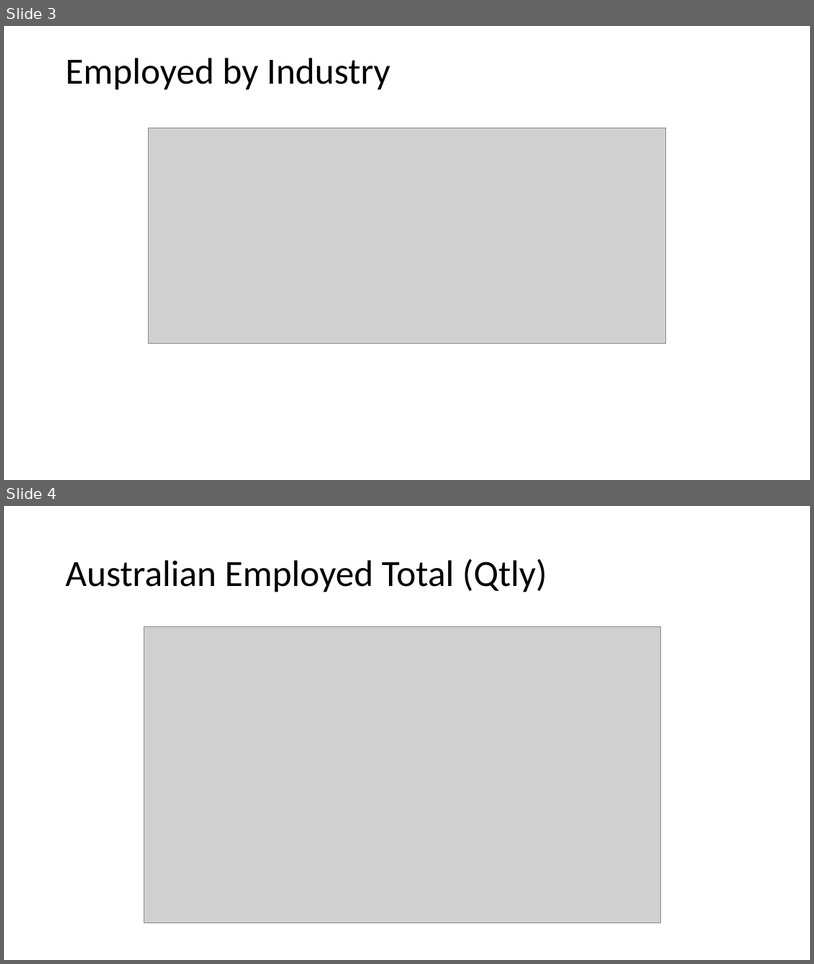
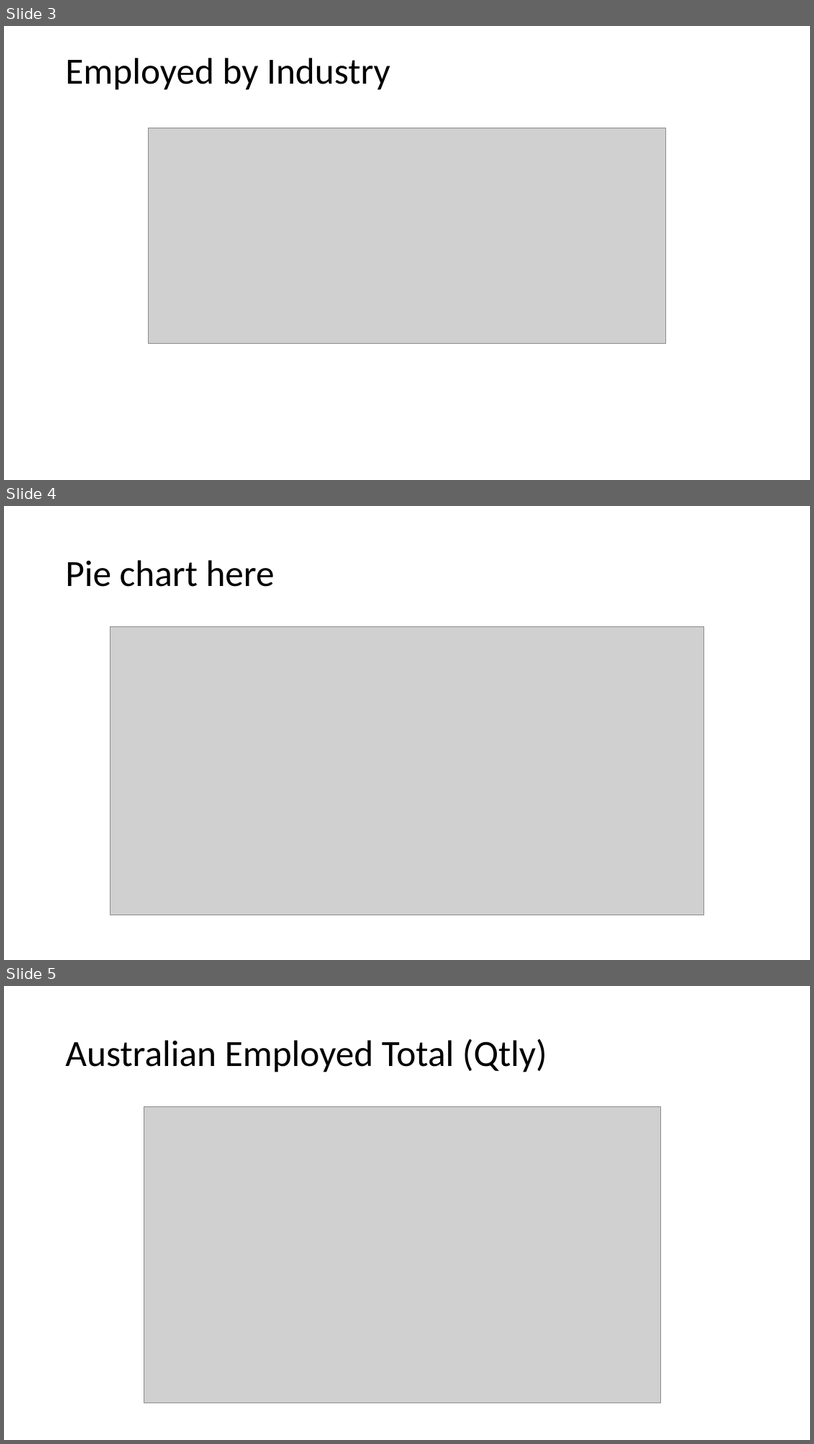
Before and after one commit to CarmenK2/GroupProject1, a slide deck: Presentation_ppt_updated on 030522.pptx. Shown one above the other, each under a label of ours: slides 3 and 4 before the commit, slides 3, 4 and 5 after it. The pictures are 814x964 and 814x1444 pixels, drawn with LibreOffice and Linux fonts; fonts in the diff are those of the drawing; grey boxes stand for pictures. Boxes give left, top, right and bottom in pixels: in the first picture for what was removed or moved away, otherwise in the second. Text is boxed around its words. In the diff, an @@ line names an element or a change of style, - is before the commit and + after.

Commit message:
updating

```diff
--- a/Presentation_ppt_updated on 030522.pptx
+++ b/Presentation_ppt_updated on 030522.pptx
@@ slide 4 added at bbox=[4, 506, 810, 960], background #FFFFFF @@
@@ title added at bbox=[65, 560, 275, 587], 44 pt, text #000000 @@
+Pie chart here
@@ picture added at bbox=[110, 627, 705, 915] @@
@@ what was slide 4 is now slide 5 @@
```
